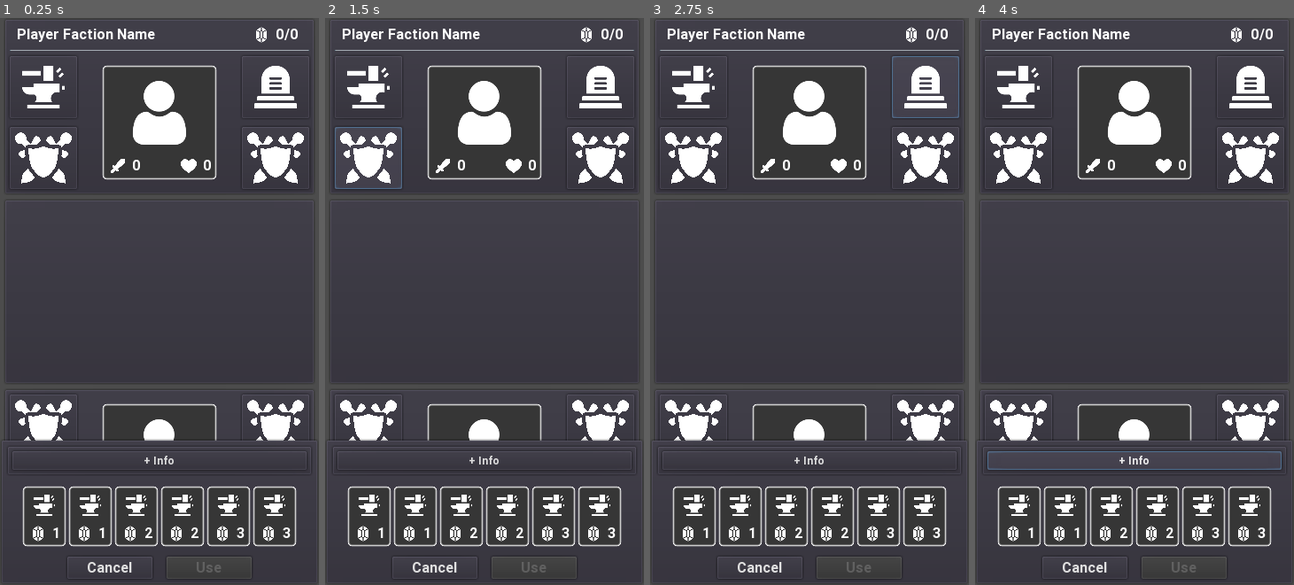
Above: before the commit, frames 1-4 (left to right).
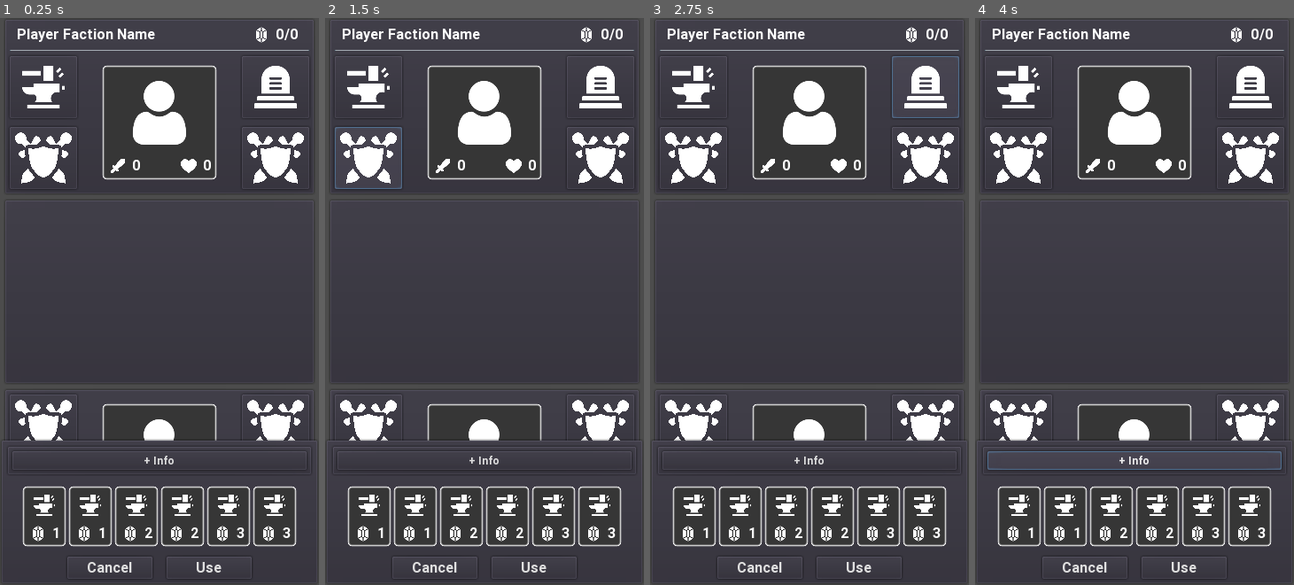
Above: after the commit, the same moments.

Repository: oatspear/obminion-hs
Game: Godot game, scene res://scenes/GuiSketch.tscn
Same seed, same stepped clock (60 frames per second), same inputs: the game is played once before the commit and once after it. The project has no main scene, so this scene is started directly.
Inputs (mouse positions are in pixels of both pictures, inside the frame that each line leads up to):
- Up to frame 1 (0.25 s): no input
- Up to frame 2 (1.5 s): click (369, 86) at 0.52 s; click (369, 159) at 1.27 s
- Up to frame 3 (2.75 s): click (924, 86) at 2.02 s
- Up to frame 4 (4 s): click "+ Info" at 2.75 s; click "- Info" at 3.5 s

The runs differ from the first frame. In frame 1, less than 0.1% of the frame differs, in the area x 61-70%, y 95-98%; in frame 2, less than 0.1%; in frame 3, less than 0.1%; in frame 4, less than 0.1%.
Error after the commit: Parse Error: The identifier "InfoToggle" isn't a valid type (not a script or class), or couldn't be found on base "self". (res://scenes/battle/ui/actions/ArmyA…

Commit message:
fix parse errors

Diff:
--- a/project.godot
+++ b/project.godot
@@ -14,21 +14,6 @@
 "language": "GDScript",
 "path": "res://scripts/BattleMinion.gd"
 }, {
-"base": "HBoxContainer",
-"class": "IconLabel",
-"language": "GDScript",
-"path": "res://scenes/ui/labels/icon_value/Label.gd"
-}, {
-"base": "VBoxContainer",
-"class": "InfoCard",
-"language": "GDScript",
-"path": "res://scenes/ui/panels/InfoCard.gd"
-}, {
-"base": "PanelContainer",
-"class": "InfoToggle",
-"language": "GDScript",
-"path": "res://scenes/ui/toggles/InfoToggle.gd"
-}, {
 "base": "Resource",
 "class": "MinionData",
 "language": "GDScript",
@@ -41,9 +26,6 @@
 } ]
 _global_script_class_icons={
 "BattleMinion": "",
-"IconLabel": "",
-"InfoCard": "",
-"InfoToggle": "",
 "MinionData": "",
 "SupportData": ""
 }
--- a/scenes/ui/labels/icon_value/Label.gd
+++ b/scenes/ui/labels/icon_value/Label.gd
@@ -1,7 +1,5 @@
 tool
 extends HBoxContainer
-
-class_name IconLabel
 
 ################################################################################
 # Constants
@@ -13,7 +11,7 @@
 # Variables
 ################################################################################
 
-export (Global.ValueType) var value_type: int = Global.ValueType.RESOURCES setget set_value_type
+export (Global.ResourceType) var value_type: int = Global.ResourceType.RESOURCES setget set_value_type
 export (int) var current_value: int = 0 setget set_value
 export (int) var max_value: int = 0 setget set_max_value
 export (bool) var display_max: bool = false setget set_display_max_value
@@ -27,7 +25,7 @@
 
 
 func set_value_type(t: int):
-    assert(t in Global.ValueType.values())
+    assert(t in Global.ResourceType.values())
     value_type = t
     _render_icon()
 
--- a/scenes/ui/panels/InfoCard.gd
+++ b/scenes/ui/panels/InfoCard.gd
@@ -1,6 +1,4 @@
 extends VBoxContainer
-
-class_name InfoCard
 
 ################################################################################
 # Constants
@@ -10,7 +8,7 @@
     "name": "Card Name",
     "type": Global.CardType.NONE,
     "cost": 0,
-    "resource": Global.ValueType.NONE,
+    "resource": Global.ResourceType.NONE,
     "effect": 0,
     "effect_text": "",
 }
@@ -21,9 +19,9 @@
 
 onready var label_name: Label = $NameTypeCost/NameType/Name
 onready var label_type: Label = $NameTypeCost/NameType/Type
-onready var label_cost: IconLabel = $NameTypeCost/Cost
-onready var label_power: IconLabel = $Stats/Power
-onready var label_health: IconLabel = $Stats/Health
+onready var label_cost = $NameTypeCost/Cost
+onready var label_power = $Stats/Power
+onready var label_health = $Stats/Health
 onready var label_effect: RichTextLabel = $Effects
 
 ################################################################################
@@ -66,7 +64,7 @@
 
 func _render_cost(data: Dictionary):
     label_cost.set_value(data.get("cost", 0))
-    label_cost.set_value_type(data.get("resource", Global.ValueType.RESOURCES))
+    label_cost.set_value_type(data.get("resource", Global.ResourceType.RESOURCES))
 
 
 func _render_stats(data: Dictionary):
--- a/scenes/ui/toggles/InfoToggle.gd
+++ b/scenes/ui/toggles/InfoToggle.gd
@@ -1,6 +1,4 @@
 extends PanelContainer
-
-class_name InfoToggle
 
 ################################################################################
 # Constants
@@ -15,7 +13,7 @@
 
 var display_data: Dictionary = {}
 
-onready var panel_info: InfoCard = $Elements/InfoCard
+onready var panel_info = $Elements/InfoCard
 onready var button_info: Button = $Elements/InfoButton
 
 ################################################################################
--- a/scripts/Global.gd
+++ b/scripts/Global.gd
@@ -4,7 +4,7 @@
 # Constants
 ################################################################################
 
-enum ValueType {
+enum ResourceType {
     NONE,
     RESOURCES,
     POWER,
@@ -12,9 +12,9 @@
 }
 
 const VALUE_ICONS = {
-    ValueType.RESOURCES: preload("res://assets/icons/crystal.png"),
-    ValueType.POWER: preload("res://assets/icons/sword.png"),
-    ValueType.HEALTH: preload("res://assets/icons/heart.png"),
+    ResourceType.RESOURCES: preload("res://assets/icons/crystal.png"),
+    ResourceType.POWER: preload("res://assets/icons/sword.png"),
+    ResourceType.HEALTH: preload("res://assets/icons/heart.png"),
 }
 
 
--- a/scripts/MinionData.gd
+++ b/scripts/MinionData.gd
@@ -33,7 +33,7 @@
         "power": power,
         "health": health,
         "cost": supply,
-        "resource": Global.ValueType.RESOURCES,
+        "resource": Global.ResourceType.RESOURCES,
         "effect": ability,
         "effect_text": ability_text,
     }
--- a/scripts/SupportData.gd
+++ b/scripts/SupportData.gd
@@ -28,7 +28,7 @@
         "faction": faction,
         "species": species,
         "cost": cost,
-        "resource": Global.ValueType.RESOURCES,
+        "resource": Global.ResourceType.RESOURCES,
         "effect": effect,
         "effect_text": effect_text,
     }
